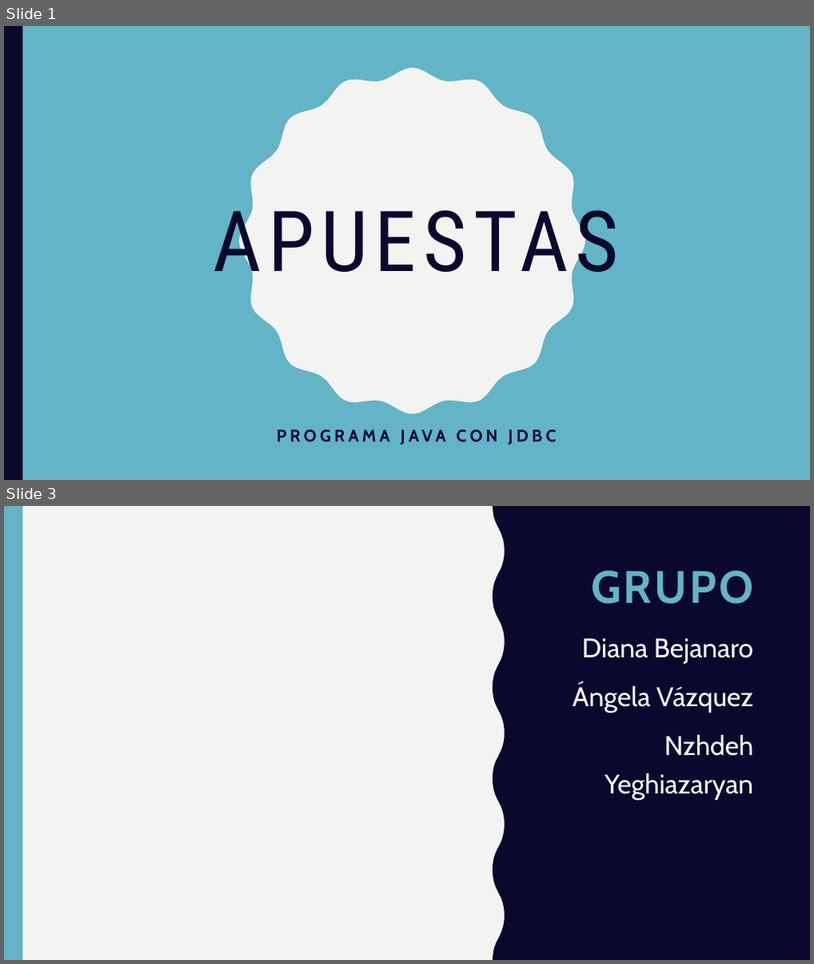
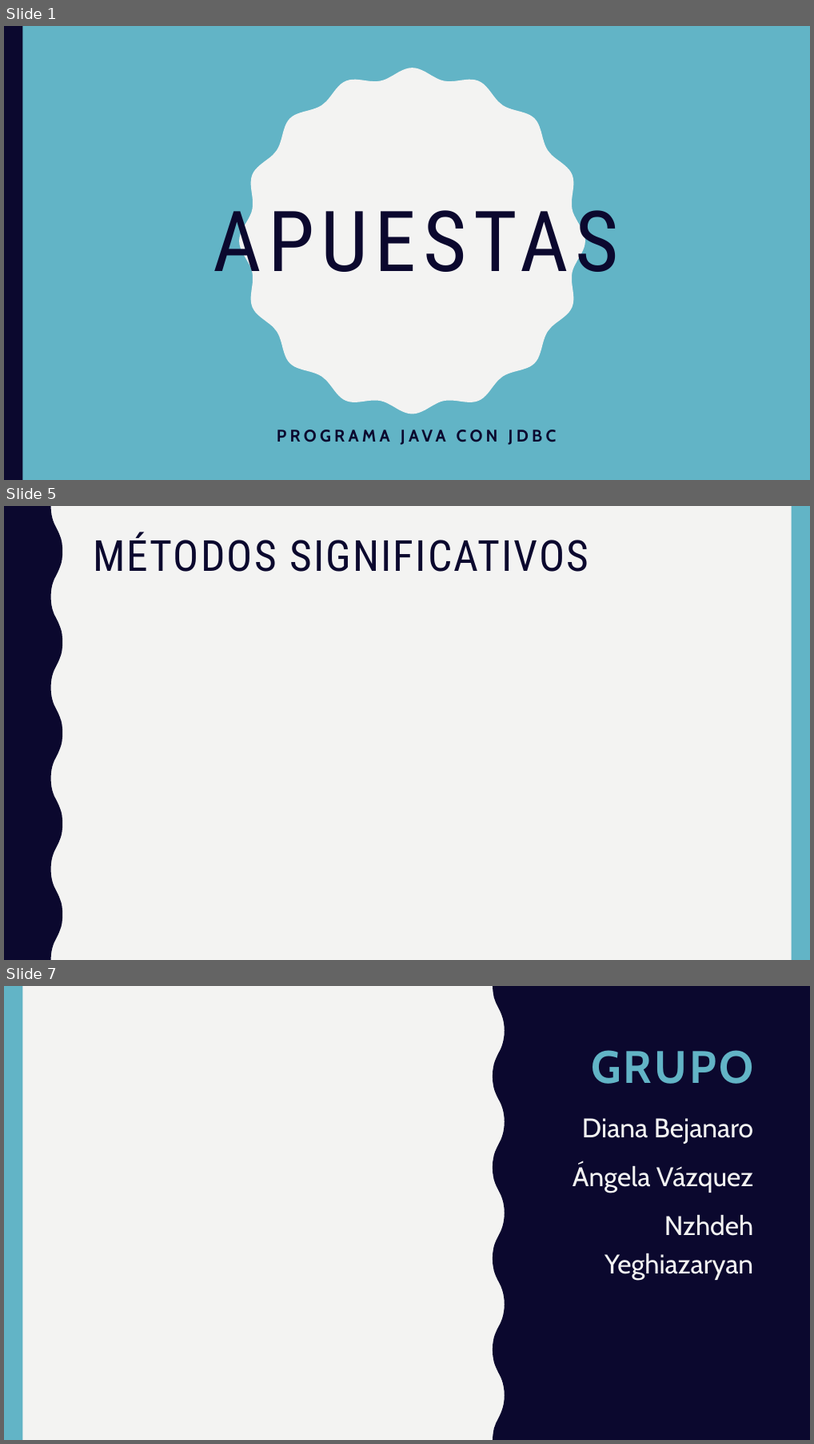
Before and after one commit to randomkwiz/ejercicioApuestasJDBC, a slide deck: ApuestasJDBC.pptx. Shown one above the other, each under a label of ours: slides 1 and 3 before the commit, slides 1, 5 and 7 after it; the slides between them are not shown. The pictures are 814x964 and 814x1444 pixels, drawn with LibreOffice and Linux fonts; fonts in the diff are those of the drawing. Boxes give left, top, right and bottom in pixels: in the first picture for what was removed or moved away, otherwise in the second. Text is boxed around its words. In the diff, an @@ line names an element or a change of style, - is before the commit and + after.

```diff
--- a/ApuestasJDBC.pptx
+++ b/ApuestasJDBC.pptx
@@ slide 5 added at bbox=[4, 506, 810, 960], background #F3F3F2 @@
@@ freeform shape added at bbox=[4, 506, 62, 960], fill #0B082E @@
@@ rectangle added at bbox=[792, 506, 810, 960], fill #62B4C6 @@
@@ title added at bbox=[93, 532, 589, 572], 51 pt, text #0B082E @@
+MÉTODOS SIGNIFICATIVOS
@@ what was slide 3 is now slide 7 @@
```
Also in this commit, not shown: 1 slide changed, 3 other slides added, 2 other files.
